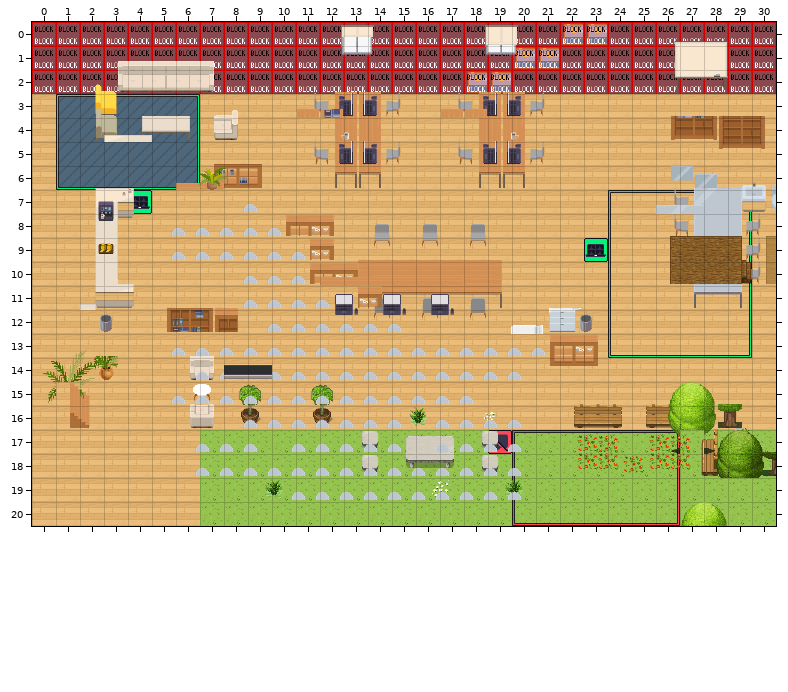
Two versions of a level (Tiled map (JSON), map.tmj). The picture above was drawn from the file before the commit.
Cells are 32x32 px. Shown: x 0..30, y 0..20. Layer "furniture/furniture3" is drawn -3,7 px off the grid.
The result:
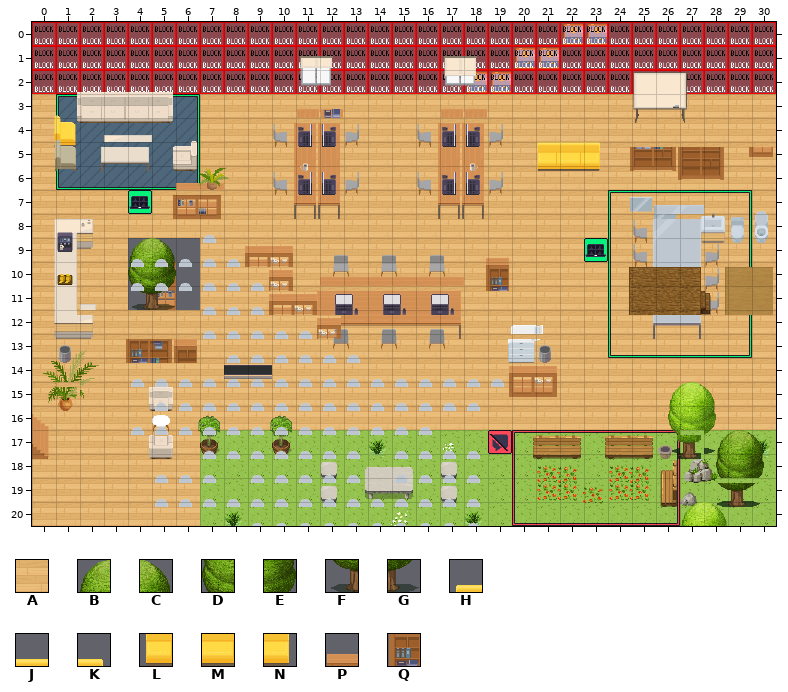
Key: from "Chunk 1": A 14, B 16, C 17, D 19, E 20, F 22, G 23, H 169, J 170, K 171, L 175, M 176, N 177, P 207, Q 211.
_ is an empty cell.
The exact change:
layer "furniture/furniture1" offset 51,-35 -> -4,7 px
layer "furniture/furniture2" offset 51,-35 -> -4,7 px
layer "furniture/furniture3" offset 51,-35 -> -4,7 px
Layer "floor/floor1":
y 9: x 4..6 AAA -> BC_
y 10: x 4..6 AAA -> DE_
y 11: x 4..6 AAA -> FG_
Layer "furniture/furniture3":
y 4: x 21..23 ___ -> HJK
y 5: x 21..23 ___ -> LMN
y 9: x 19 _ -> P
y 10: x 19 _ -> Q
